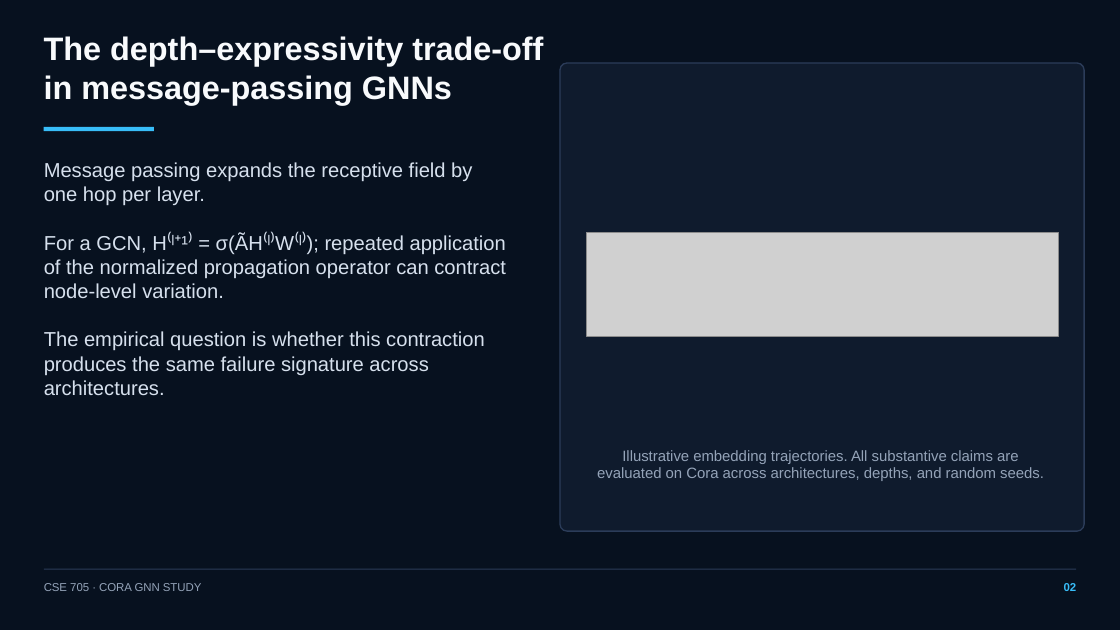
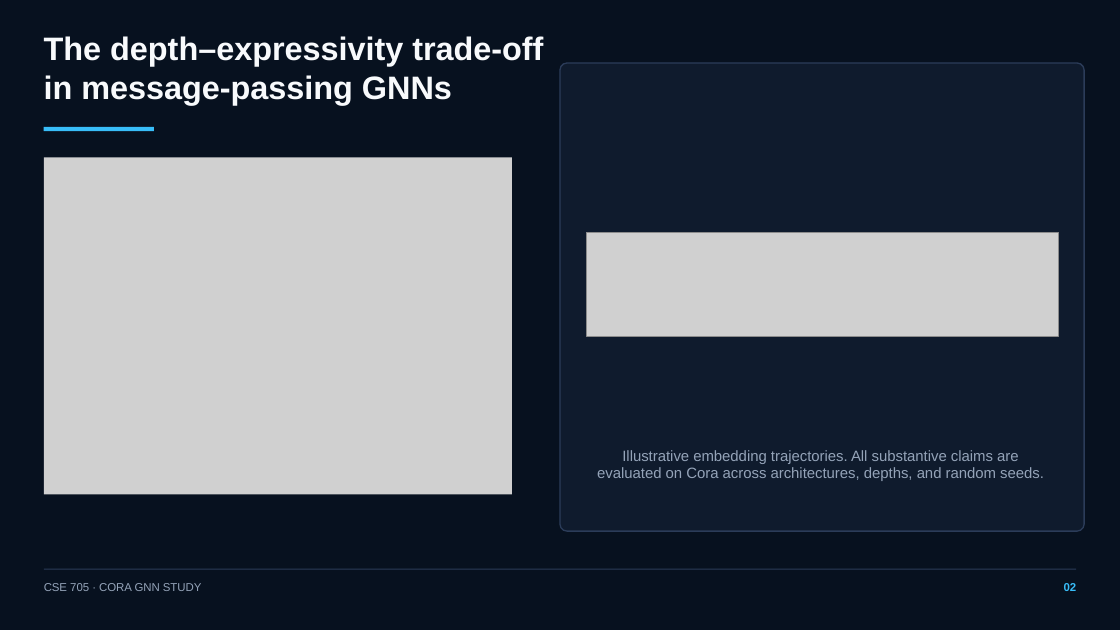
Before and after one commit to McKiaEdu/CSE705_GNN, a slide deck: slide 2 of report/CSE705_Cora_GNN.pptx. Drawn at 1120x630 pixels with LibreOffice and Linux fonts; fonts in the diff are those of the drawing; grey boxes stand for pictures. Boxes give left, top, right and bottom in pixels: in the first picture for what was removed or moved away, otherwise in the second. Text is boxed around its words. In the diff, an @@ line names an element or a change of style, - is before the commit and + after.

```diff
--- a/report/CSE705_Cora_GNN.pptx
+++ b/report/CSE705_Cora_GNN.pptx
@@ text removed at box(44, 162, 506, 395) @@
-Message passing expands the receptive field by one hop per layer.
-For a GCN, H⁽ˡ⁺¹⁾ = σ(ÃH⁽ˡ⁾W⁽ˡ⁾); repeated application of the normalized propagation operator can contract node-level variation.
-The empirical question is whether this contraction produces the same failure signature across architectures.
@@ picture added at box(44, 158, 512, 495) @@
```
Also in this commit, not shown: 4 other slides changed.
